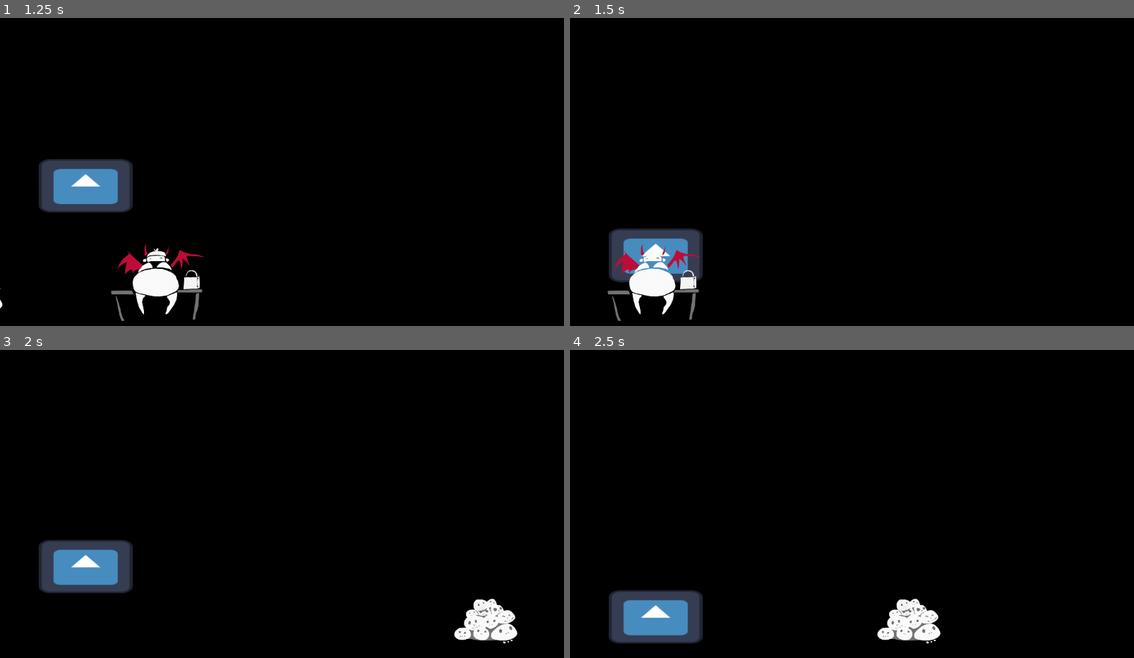
Above: before the commit, frames 1-4 (two rows, left to right).
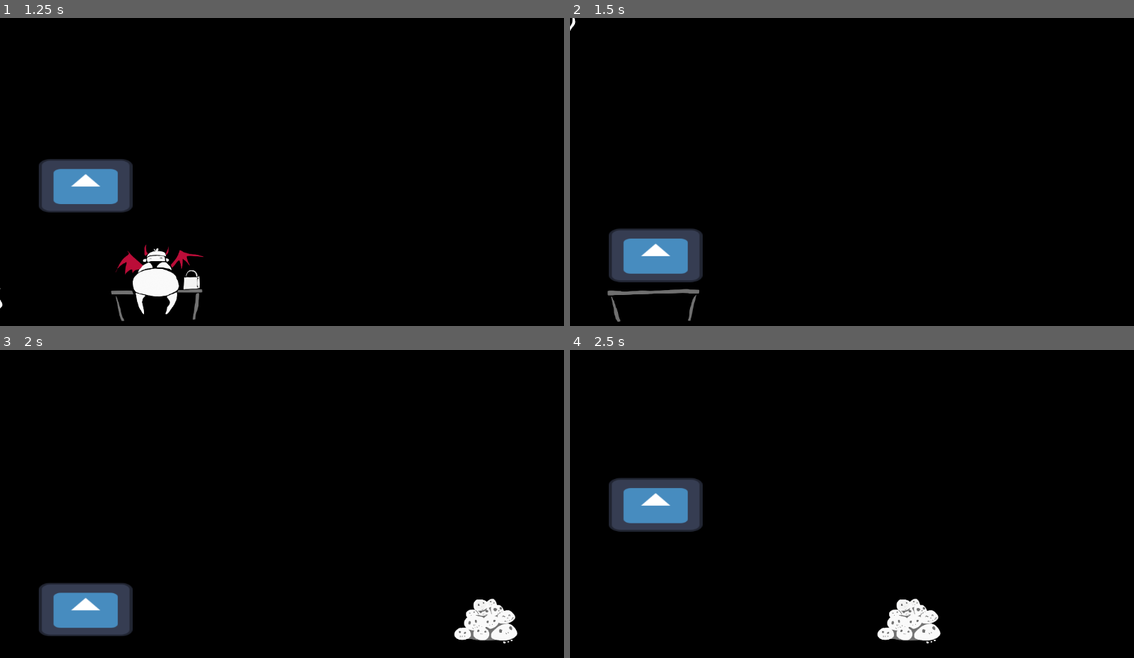
Above: after the commit, the same moments.

Repository: Guillemain/trijam
Game: Godot game, scene res://main.tscn
The game is run twice, just before and just after one commit, with the same random seed, the same clock (stepped at 60 frames per second) and the same inputs. The engine's default icon, where the game draws it, is replaced by a stand-in: a white triangle on a blue panel in a dark square.
Inputs (mouse positions are in pixels of both pictures, inside the frame that each line leads up to):
- Up to frame 1 (1.25 s): move the mouse to (406, 159) at 0.52 s; hold Space (jump) from 0.53 s (still down); click (406, 159) at 0.6 s
- Up to frame 2 (1.5 s): move the mouse to (739, 193) at 1.27 s; release Space (jump) at 1.28 s; tap Space (jump) at 1.35 s
- Up to frame 3 (2 s): tap Space (jump) at 1.52, 1.82 s; click (169, 525) at 1.55 s
- Up to frame 4 (2.5 s): move the mouse to (908, 439) at 2.02 s; hold Space (jump) from 2.03 s (still down); click (908, 439) at 2.1 s

Frame 1 is identical in both runs. In frame 2, 1.4% of the frame differs, in the area x 0-24%, y 0-99%; in frame 3, 4.8%; in frame 4, 5.7%, in the area x 6-24%, y 41-96%.

Commit message:
Jump delay added

Diff:
--- /dev/null
+++ b/trijam-255/Mort/ScytheArea.gd
@@ -0,0 +1,10 @@
+extends Area2D
+
+# Called when the node enters the scene tree for the first time.
+func _ready():
+	body_entered.connect(cutPeon)
+
+func cutPeon(object):
+	if object is Peon:
+		print("Peon Cutted : " + object.get_name())
+		object.hit()
--- a/trijam-255/Mort/mort_o_cycle.gd
+++ b/trijam-255/Mort/mort_o_cycle.gd
@@ -9,17 +9,25 @@
 @export var motionVector := Vector2(0.0, 0.0)
 @export var isOnFloor := true
 signal startJump
+signal stopJump
+
+var numberFrameJumpPressed := 0
+const RECENT_JUMP_FRAME_NB := 5
 
 @export_group("Attack")
 var isAttacking := false
 signal startAttack
 signal stopAttack
 
-# Get the gravity from the project settings to be synced with RigidBody nodes.
-var gravity = ProjectSettings.get_setting("physics/2d/default_gravity")
-
+func _ready():
+	$ScytheArea.set_deferred("disabled", true)
 
 func _physics_process(delta):
+	if Input.is_action_pressed("jump"):
+		numberFrameJumpPressed += 1
+	else:
+		numberFrameJumpPressed = 0
+
 	# Add the gravity.
 	if not isOnFloor:
 		if !Input.is_action_pressed("jump") and motionVector.y > 0:
@@ -28,7 +36,7 @@
 			motionVector.y += normalGravity * delta
 
 	# Handle jump.
-	if Input.is_action_just_pressed("jump") and isOnFloor:
+	if isOnFloor and isJumpRecentlyPressed():
 		motionVector.y = jumpForce
 		isOnFloor = false
 		startJump.emit()
@@ -46,9 +54,11 @@
 			print("Hit a trunk")
 		elif collider.get_collision_layer_value(2):
 			# We collided with floor
-			isOnFloor = true
-			motionVector.y = 0.0
-			print("isOnFloor")
+			if !isOnFloor:
+				isOnFloor = true
+				motionVector.y = 0.0
+				stopJump.emit()
+				print("isOnFloor")
 
 func _process(_delta):
 	# Check attack
@@ -56,8 +66,13 @@
 		isAttacking = true
 		startAttack.emit()
 		$AttackDuration.start()
+		$ScytheArea.set_deferred("disabled", false)
 		print("Attack started")
 
 func _on_attack_duration_timeout():
 	isAttacking = false
+	$ScytheArea.set_deferred("disabled", true)
 	stopAttack.emit()
+
+func isJumpRecentlyPressed():
+	return Input.is_action_pressed("jump") and (numberFrameJumpPressed <= RECENT_JUMP_FRAME_NB)
--- a/trijam-255/Mort/mort_o_cycle.tscn
+++ b/trijam-255/Mort/mort_o_cycle.tscn
@@ -1,10 +1,14 @@
-[gd_scene load_steps=4 format=3 uid="uid://3qi8m1jqrino"]
+[gd_scene load_steps=6 format=3 uid="uid://3qi8m1jqrino"]
 
 [ext_resource type="Texture2D" uid="uid://bd38e2ar0j8jt" path="res://icon.svg" id="1_vru3r"]
 [ext_resource type="Script" path="res://Mort/mort_o_cycle.gd" id="1_x7gfg"]
+[ext_resource type="Script" path="res://Mort/ScytheArea.gd" id="3_6c2rx"]
 
 [sub_resource type="RectangleShape2D" id="RectangleShape2D_jgv20"]
 size = Vector2(190, 107)
+
+[sub_resource type="RectangleShape2D" id="RectangleShape2D_33n8q"]
+size = Vector2(54, 107)
 
 [node name="Mort-o-cycle" type="AnimatableBody2D"]
 collision_mask = 6
@@ -24,4 +28,14 @@
 
 [node name="AttackDuration" type="Timer" parent="."]
 
+[node name="ScytheArea" type="Area2D" parent="."]
+position = Vector2(128, 0)
+collision_layer = 8
+collision_mask = 8
+script = ExtResource("3_6c2rx")
+
+[node name="CollisionShape2D" type="CollisionShape2D" parent="ScytheArea"]
+shape = SubResource("RectangleShape2D_33n8q")
+debug_color = Color(0.980392, 0, 0.368627, 0.419608)
+
 [connection signal="timeout" from="AttackDuration" to="." method="_on_attack_duration_timeout"]
--- a/trijam-255/Peon/peon.gd
+++ b/trijam-255/Peon/peon.gd
@@ -1,4 +1,5 @@
 extends AnimatableBody2D
+class_name Peon
 
 enum EPeonType {DEVIL, INNOCENT}
 @export var peonType := EPeonType.INNOCENT
@@ -15,7 +16,7 @@
 func _process(_delta):
 	pass
 
-func _on_hit():
+func hit():
 	if isAlive:
 		isAlive = false
 		isKilled.emit()
--- a/trijam-255/Peon/peon.tscn
+++ b/trijam-255/Peon/peon.tscn
@@ -2,15 +2,15 @@
 
 [ext_resource type="Texture2D" uid="uid://bd38e2ar0j8jt" path="res://icon.svg" id="1_ayyln"]
 [ext_resource type="Script" path="res://Peon/peon.gd" id="1_vj08f"]
-[ext_resource type="PackedScene" uid="uid://bf850po8xbkpp" path="res://Peon/pen_render.tscn" id="3_wp66r"]
+[ext_resource type="PackedScene" uid="uid://d3go3s3boxmqv" path="res://Peon/pen_render.tscn" id="3_wp66r"]
 
 [sub_resource type="RectangleShape2D" id="RectangleShape2D_oncc7"]
 size = Vector2(127, 126)
 
 [node name="Peon" type="AnimatableBody2D"]
 position = Vector2(-1, 3)
-collision_layer = 0
-collision_mask = 24
+collision_layer = 8
+collision_mask = 16
 sync_to_physics = false
 script = ExtResource("1_vj08f")
 
Not shown: 1 places in trijam-255/Peon/pen_render.tscn that only renumber resources
